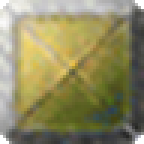
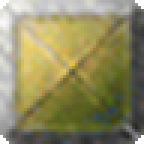
Layer changes from the first 144 x 144 image to the second:
removed layer "st_oxyda.png" over (0, 0, 144, 144)
added layer "st_oxyda" above "st_oxyda_open" over (0, 0, 144, 144)
